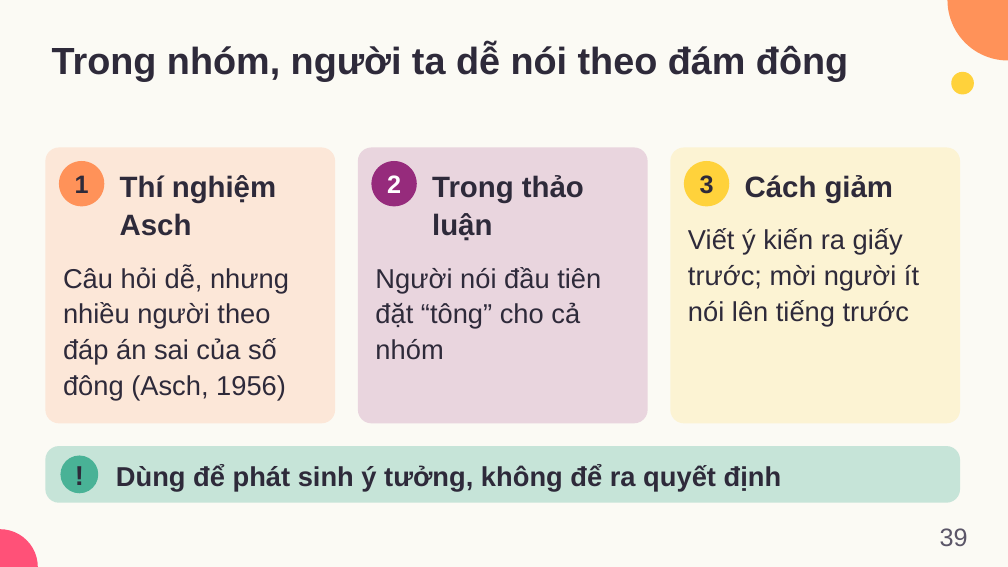
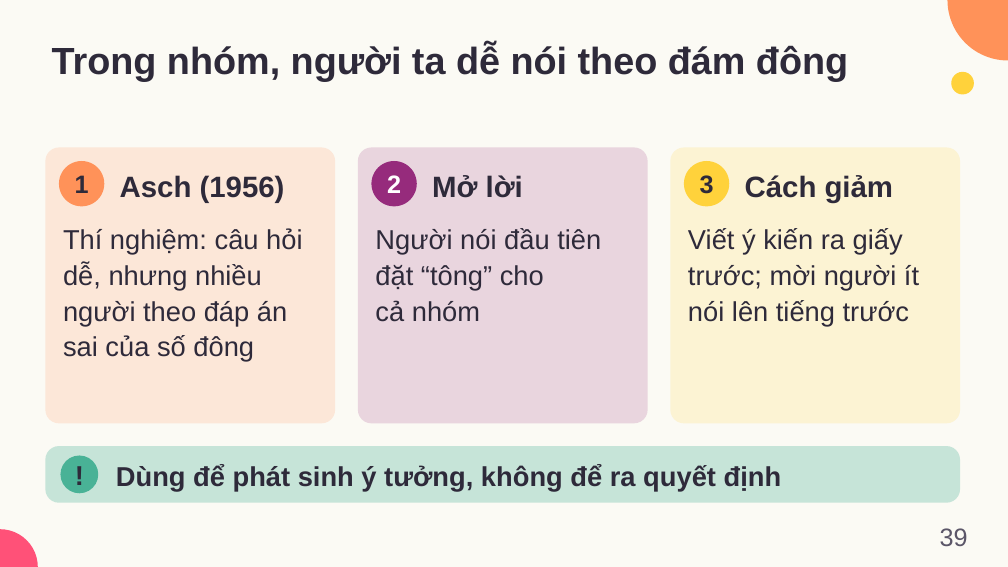
Before and after one commit to dnbaoquyen/academic-pptx-skill, a slide deck: slide 39 of mkt1107/output/MKT1107_W07_slides.pptx. Drawn at 1008x567 pixels with LibreOffice and Linux fonts; fonts in the diff are those of the drawing. Boxes give left, top, right and bottom in pixels: in the first picture for what was removed or moved away, otherwise in the second. Text is boxed around its words. In the diff, an @@ line names an element or a change of style, - is before the commit and + after.

```diff
--- a/mkt1107/output/MKT1107_W07_slides.pptx
+++ b/mkt1107/output/MKT1107_W07_slides.pptx
@@ text at [120,175,285,203]: text changed @@
-Thí nghiệm Asch
+Asch (1956)
@@ text at [432,175,523,198]: text changed @@
-Trong thảo luận
+Mở lời
@@ text at [63,228,302,361]: text changed @@
-Câu hỏi dễ, nhưng nhiều người theo đáp án sai của số đông (Asch, 1956)
+Thí nghiệm: câu hỏi dễ, nhưng nhiều người theo đáp án sai của số đông
@@ text "Người nói đầu tiên đặt ...": place and size @@
-text "Người nói đầu tiên đặt ..." at [375,267,601,360]
+text "Người nói đầu tiên đặt ..." at [375,228,601,322]
```
Also in this commit, not shown: 1 other slide changed, 6 other files.
